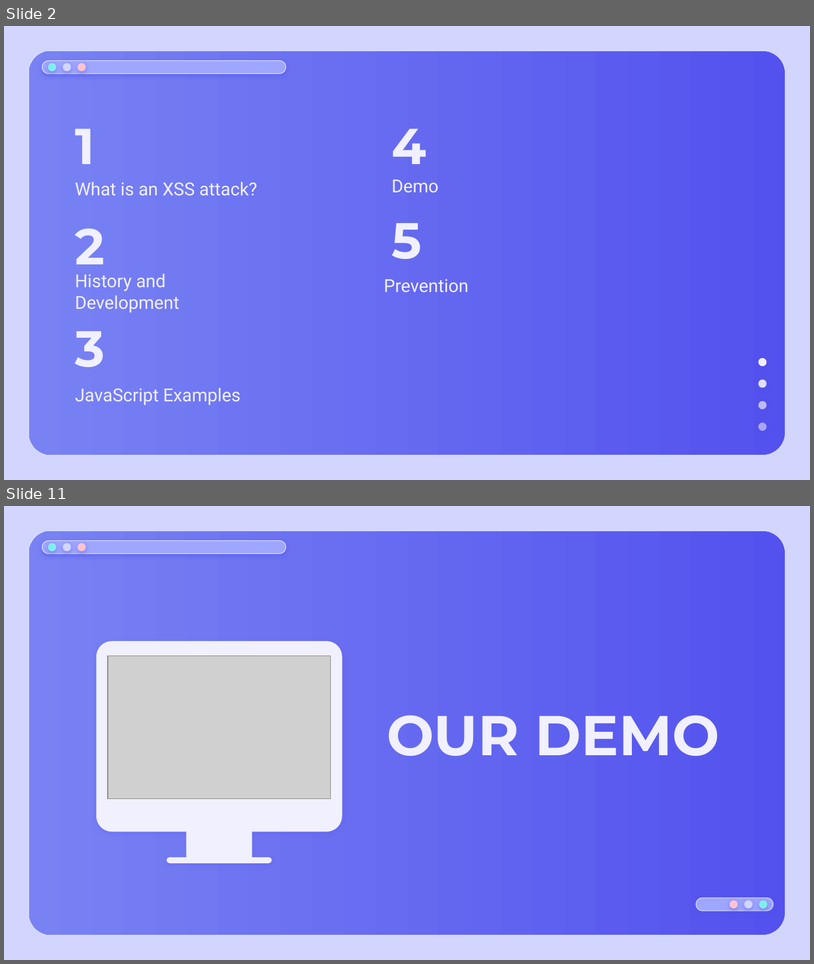
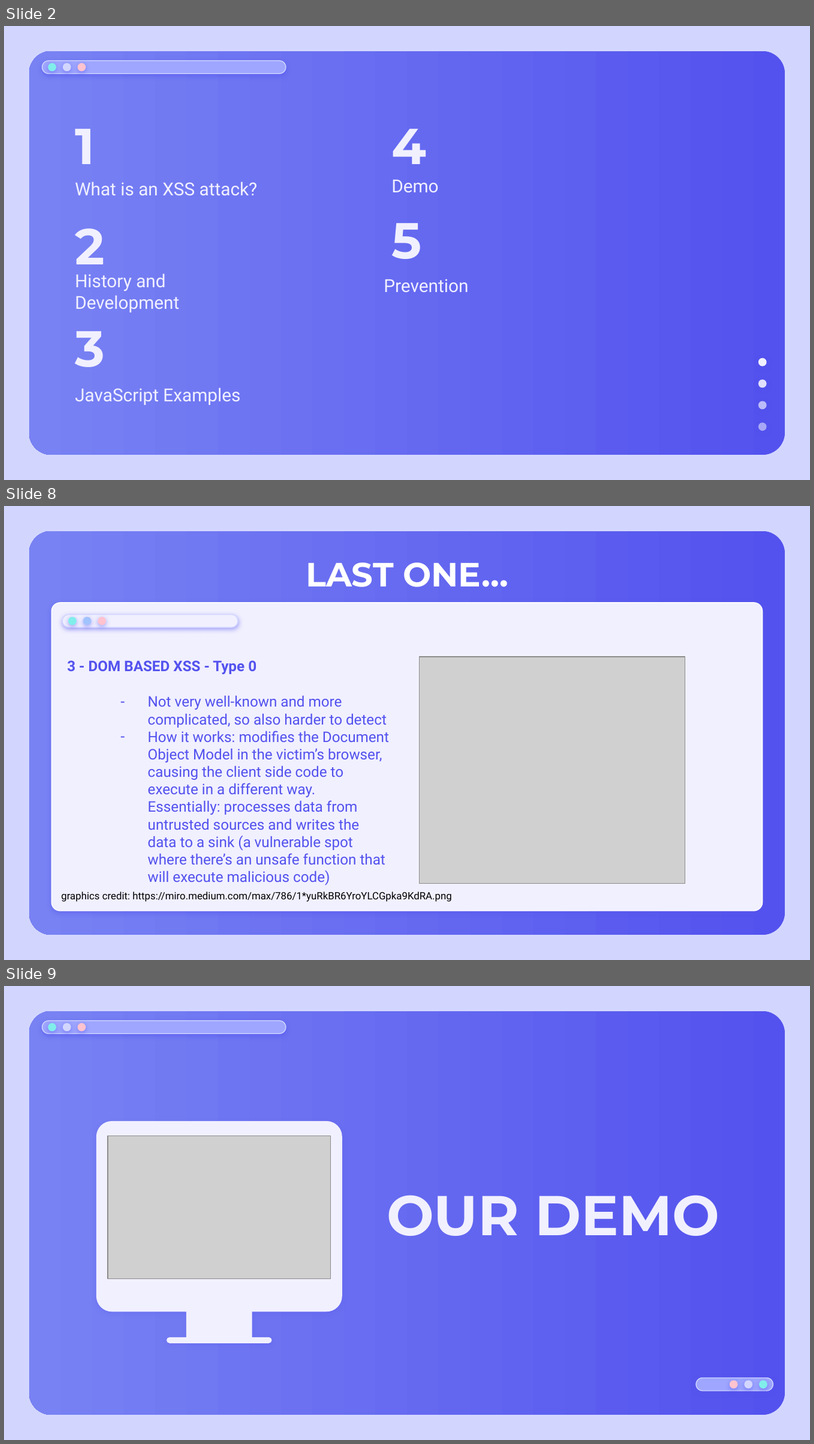
Before and after one commit to kszeto20/CyberFinalProject, a slide deck: Presentation/CyberXSSPresentation.pptx. Shown one above the other, each under a label of ours: slides 2 and 11 before the commit, slides 2, 8 and 9 after it; the slides between them are not shown. The pictures are 814x964 and 814x1444 pixels, drawn with LibreOffice and Linux fonts; fonts in the diff are those of the drawing; grey boxes stand for pictures. Boxes give left, top, right and bottom in pixels: in the first picture for what was removed or moved away, otherwise in the second. Text is boxed around its words. In the diff, an @@ line names an element or a change of style, - is before the commit and + after.

```diff
--- a/Presentation/CyberXSSPresentation.pptx
+++ b/Presentation/CyberXSSPresentation.pptx
@@ slide 8 added at (4, 506, 810, 960), background #D2D6FF; not listed: 1 template element that a slide beside it also shows @@
@@ title added at (306, 562, 508, 587), 30 pt, text #FFFFFF, bold @@
+LAST ONE…
@@ rounded rectangle added at (51, 603, 763, 911), fill #F1F0FF, outline #FFFFFF 0.75 pt @@
@@ group added at (63, 614, 239, 627): 3 ellipses, 1 rounded rectangle @@
@@ text added at (67, 660, 389, 885), 13 pt, text #5352EE @@
+3 - DOM BASED XSS - Type 0
+– Not very well-known and more complicated, so also harder to detect
+– How it works: modifies the Document Object Model in the victim’s browser, causing the client side code to execute in a different way. Essentially: processes data from untrusted sources and writes the data to a sink (a vulnerable spot where there’s an unsafe function that will execute malicious code)
@@ picture added at (419, 657, 686, 883) @@
@@ text added at (61, 891, 452, 901), 9 pt, text #000000 @@
+graphics credit: https://miro.medium.com/max/786/1*yuRkBR6YroYLCGpka9KdRA.png
@@ what was slide 11 is now slide 9 @@
```
Also in this commit, not shown: 6 slides changed, 2 other slides added, 6 slides removed, 1 other file.
